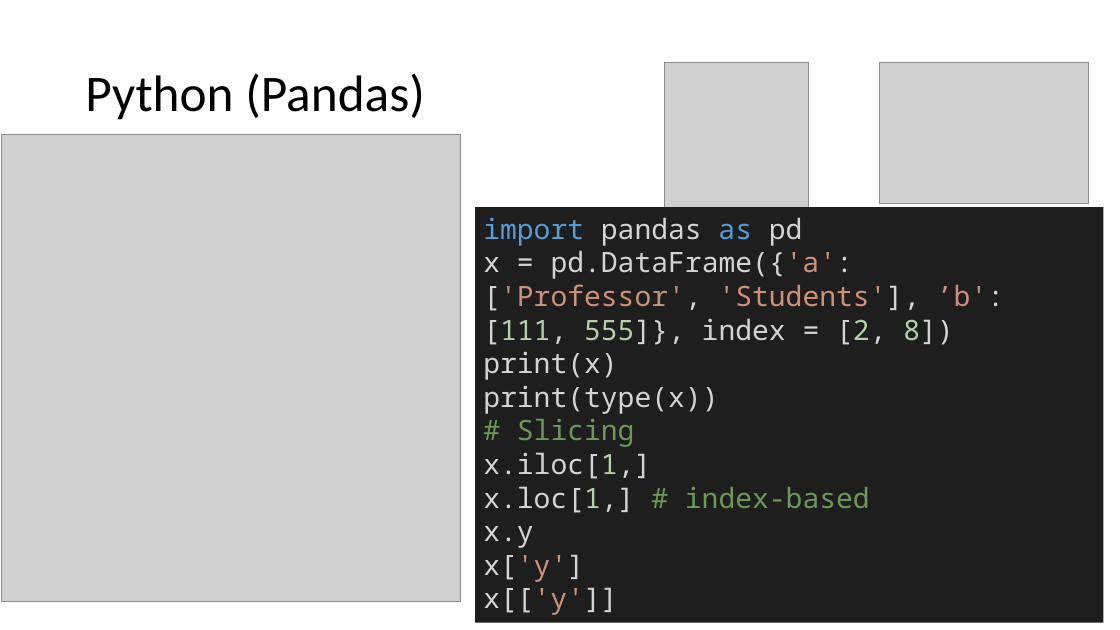
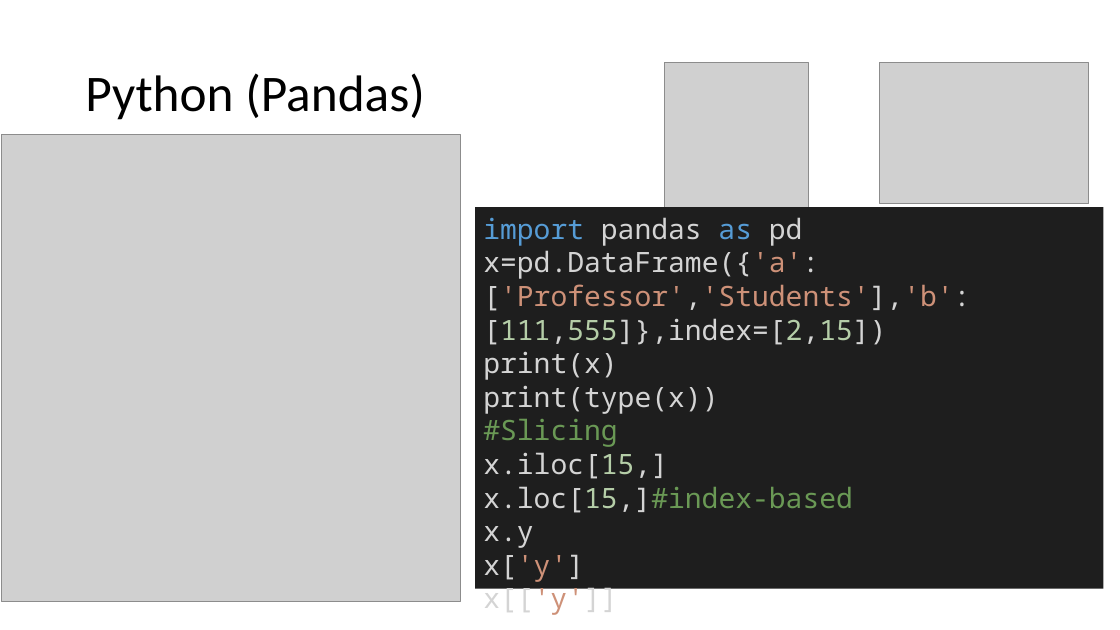
Before and after one commit to mathphysmx/teaching-ml, a slide deck: slide 13 of slides/01_softwareTutorial.pptx. Drawn at 1120x630 pixels with LibreOffice and Linux fonts; fonts in the diff are those of the drawing; grey boxes stand for pictures. Boxes give left, top, right and bottom in pixels: in the first picture for what was removed or moved away, otherwise in the second. Text is boxed around its words. In the diff, an @@ line names an element or a change of style, - is before the commit and + after.

```diff
--- a/slides/01_softwareTutorial.pptx
+++ b/slides/01_softwareTutorial.pptx
@@ rectangle "import pandas as pd": place and size @@
-rectangle "import pandas as pd" at <box>476,208,1104,623</box>
+rectangle "import pandas as pd" at <box>476,208,1104,589</box>
@@ text in rectangle at <box>483,250,970,345</box>: text changed @@
-x = pd.DataFrame({'a':['Professor', 'Students'], ’b':[111, 555]}, index = [2, 8])
+x=pd.DataFrame({'a':['Professor','Students'],'b':[111,555]},index=[2,15])
@@ text in rectangle at <box>483,419,853,513</box>: text changed @@
-# Slicing
-x.iloc[1,]
-x.loc[1,] # index-based
+#Slicing
+x.iloc[15,]
+x.loc[15,]#index-based
```
Also in this commit, not shown: 4 other files.
